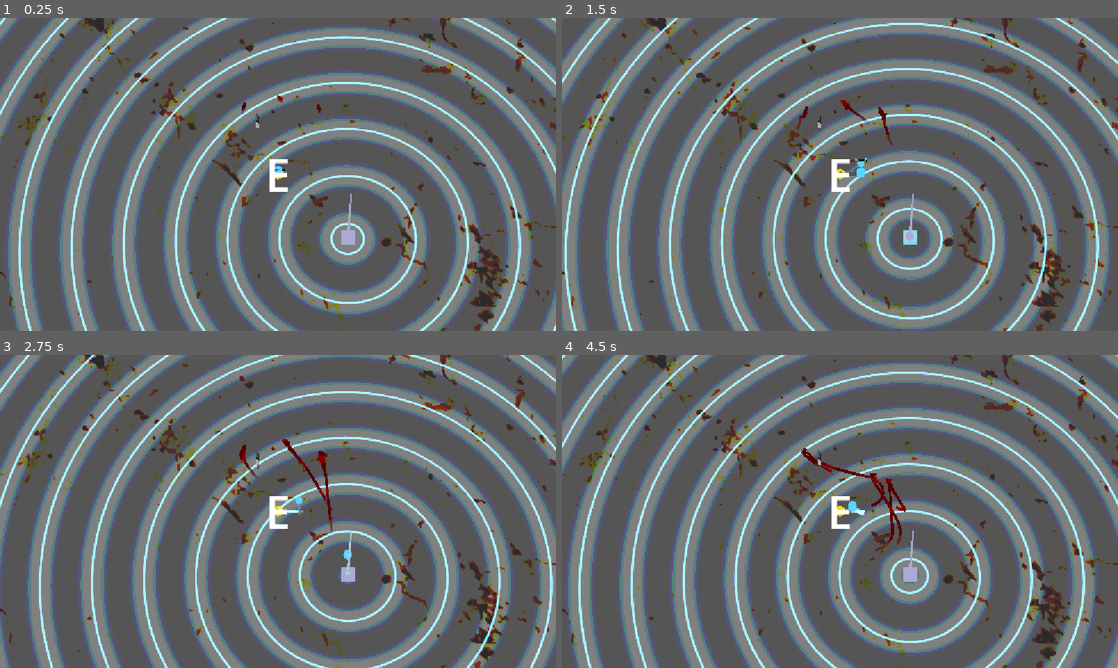
Above: before the commit, frames 1-4 (two rows, left to right).
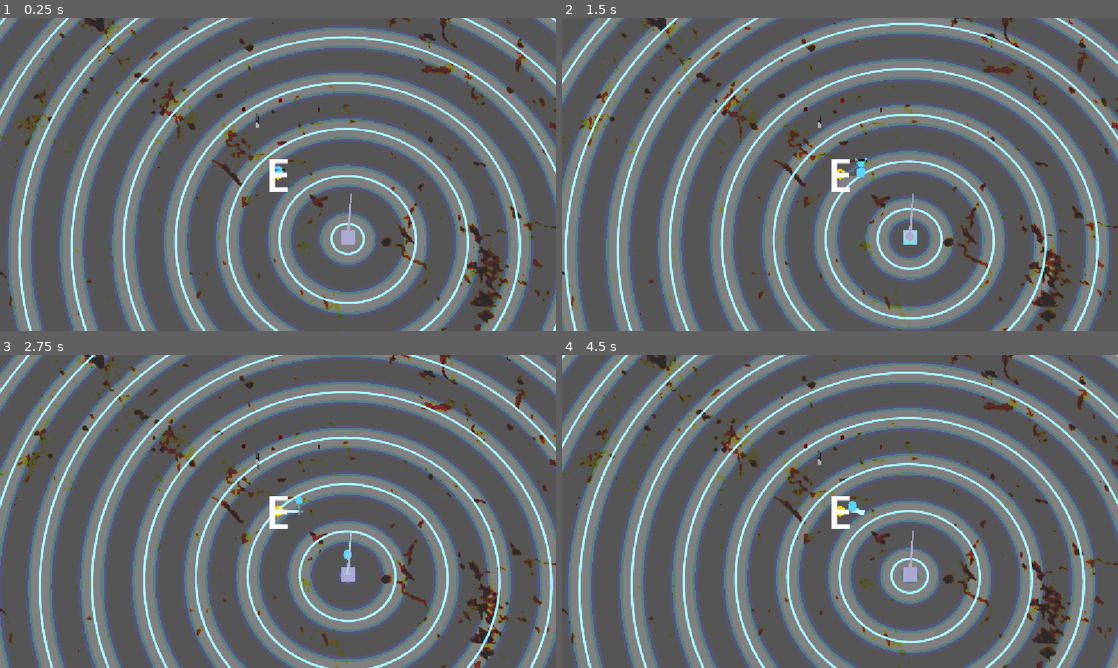
Above: after the commit, the same moments.

Repository: benpm/ldjam59
Game: Godot game, scene res://level.tscn
Same seed, same stepped clock (60 frames per second), same inputs: the game is played once before the commit and once after it. The engine's default icon, where the game draws it, is replaced by a stand-in: a white triangle on a blue panel in a dark square.
Inputs:
- Up to frame 1 (0.25 s): no input
- Up to frame 2 (1.5 s): hold D (move_right) 0.53-1.28 s; hold E (grab) 0.53-1.28 s; tap Space (jump) at 0.77 s; hold S (move_back) from 1.28 s (still down); tap E (grab) at 1.35 s
- Up to frame 3 (2.75 s): tap Space (jump) at 1.52 s; release S (move_back) at 2.03 s; hold D (move_right) from 2.03 s (still down); hold E (grab) from 2.03 s (still down)
- Up to frame 4 (4.5 s): release D (move_right) at 2.78 s; release E (grab) at 2.78 s; hold W (move_forward) 2.78-3.53 s; tap E (grab) at 2.85, 4.35 s; tap Space (jump) at 3.02, 3.77 s; hold E (grab) 3.53-4.28 s; hold A (move_left) from 3.53 s (still down)

The runs differ from the first frame. In frame 1, less than 0.1% of the frame differs, in the area x 43-58%, y 24-31%; in frame 2, 0.2%; in frame 3, 0.4%; in frame 4, 0.6%, in the area x 43-62%, y 25-63%.

Commit message:
Make enemy cable anchors reposition periodically instead of orbiting constantly
Co-Authored-By: Claude Opus 4.6 <noreply@anthropic.com>

Diff:
--- a/enemy_cable.gd
+++ b/enemy_cable.gd
@@ -15,8 +15,10 @@
 const STRIKE_INTERVAL_MIN: float = 2.0
 const STRIKE_INTERVAL_MAX: float = 6.0
 const ORBIT_DIST: float = 4.5
-const ORBIT_SPEED: float = 0.7
 const SNAP_RADIUS: float = 2.2
+const ANCHOR_MOVE_INTERVAL_MIN: float = 4.0
+const ANCHOR_MOVE_INTERVAL_MAX: float = 8.0
+const ANCHOR_SETTLE_THRESHOLD: float = 0.3
 
 @export var chain_length: float = 10.0:
 	set(value):
@@ -38,6 +40,9 @@
 var _range_indicator: MeshInstance3D
 var _orbit_angle: float = 0.0
 var _is_snap: bool = false
+var _anchor_target: Vector3 = Vector3.ZERO
+var _anchor_moving: bool = false
+var _next_anchor_move: float = 0.0
 
 
 func _ready() -> void:
@@ -47,6 +52,8 @@
 	_chain.link_count = roundi(chain_length / _chain.link_length) * 2
 	_wiggle_phases = Vector3(randf() * TAU, randf() * TAU, randf() * TAU)
 	_orbit_angle = randf() * TAU
+	_anchor_target = _anchor.global_position
+	_schedule_anchor_move()
 	_schedule_approach()
 
 
@@ -74,14 +81,21 @@
 	var ppos := player.global_position
 	var t := Time.get_ticks_msec() / 1000.0
 
-	# Orbit anchor around player
-	_orbit_angle += ORBIT_SPEED * delta
-	var orbit_target := Vector3(
-		ppos.x + cos(_orbit_angle) * ORBIT_DIST,
-		0.0,
-		ppos.z + sin(_orbit_angle) * ORBIT_DIST
-	)
-	_move_anchor_toward(orbit_target, ANCHOR_FORCE, delta)
+	# Move anchor to a new spot near the player once in a while
+	if t >= _next_anchor_move and not _anchor_moving:
+		_anchor_moving = true
+		_orbit_angle = randf() * TAU
+		_anchor_target = Vector3(
+			ppos.x + cos(_orbit_angle) * ORBIT_DIST,
+			0.0,
+			ppos.z + sin(_orbit_angle) * ORBIT_DIST
+		)
+	if _anchor_moving:
+		_move_anchor_toward(_anchor_target, ANCHOR_FORCE, delta)
+		if _anchor.global_position.distance_to(_anchor_target) < ANCHOR_SETTLE_THRESHOLD:
+			_anchor_moving = false
+			_anchor_vel = Vector3.ZERO
+			_schedule_anchor_move()
 
 	# Snap attack when player walks close to the anchor
 	if _state != State.STRIKING and _anchor.global_position.distance_to(ppos) < SNAP_RADIUS:
@@ -148,3 +162,7 @@
 
 func _schedule_approach() -> void:
 	_next_approach = Time.get_ticks_msec() / 1000.0 + randf_range(STRIKE_INTERVAL_MIN, STRIKE_INTERVAL_MAX)
+
+
+func _schedule_anchor_move() -> void:
+	_next_anchor_move = Time.get_ticks_msec() / 1000.0 + randf_range(ANCHOR_MOVE_INTERVAL_MIN, ANCHOR_MOVE_INTERVAL_MAX)
Not shown, changed: TODO.md
